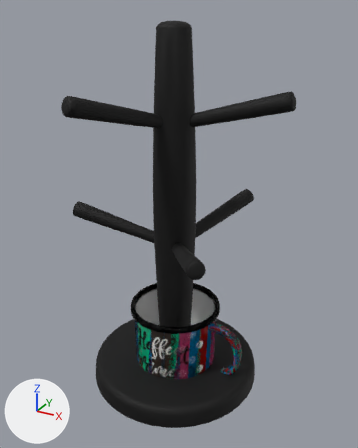
Before and after pictures for a commit that changed the glTF model assets/holder_pt.glb.
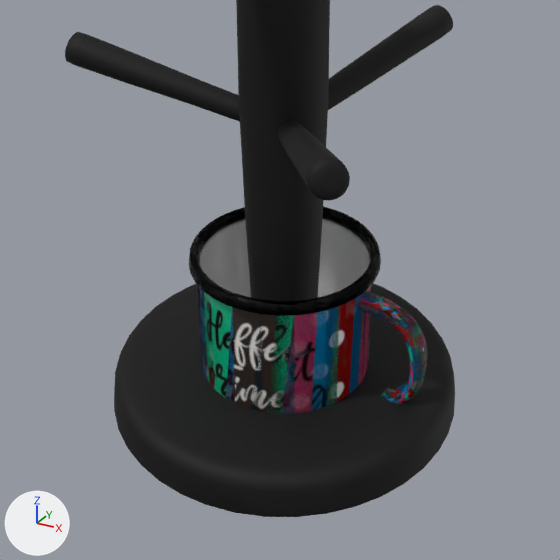
There are two pictures of each version: one whole from a camera (50 mm lens) standing at (0.193, -0.344, 0.329) and looking at (0.003, 0.0, 0.156), one close up on the part from 12% to 85% of the width and 42% to 100% of the height. Every picture has the same lights, and +X, +Y and +Z are marked at lower left. The older version's two pictures come first. Vertices at exactly the same position are counted once.

Objects in the first close-up: 'holder', 'mug_1', 'mug_2', 'mug_3', 'mug_4', 'mug_5', 'mug_6'.
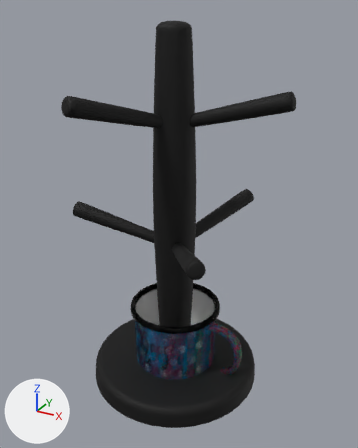
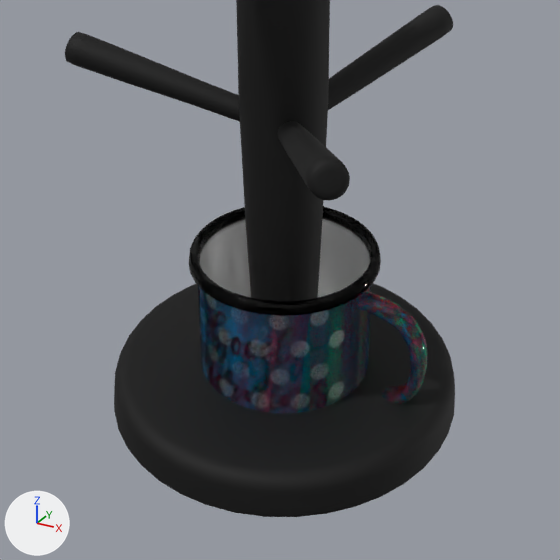
Pixel boxes [x1, y1, x2, y2] of what changed, in the close-ups (560 x 560 px):
part 1 of me_mug_1, added: after [193, 215, 426, 412]
part 2 of me_mug_2, added: after [189, 214, 427, 411]
part 3 of me_mug_3, added: after [189, 213, 427, 412]
part 4 of me_mug_4, added: after [189, 213, 427, 411]
part 5 of me_mug_5, added: after [192, 214, 426, 411]
part 6 of me_mug_6, added: after [189, 213, 427, 412]

What changed in the scene script:
```text
Change me_mug_1:
    used by ob_mug_1; location = (0.0, 0.0, 0.0)
    remove me_mug_1.from_pydata(...)  # 993 vertices, 1958 faces; spans x -0.0423..0.067, y -0.0417..0.0416, z 0.0..0.0758
    add me_mug_1.from_pydata(...)  # 1650 vertices, 3264 faces; spans x -0.0423..0.0671, y -0.0417..0.0416, z 0.0..0.0758
    me_mug_1 part 1: 657 vertices added at x -0.0422..0.0671, y -0.0416..0.0415, z 0.0..0.0749
Change me_mug_2:
    used by ob_mug_2; location = (0.0, 0.0, 0.0)
    remove me_mug_2.from_pydata(...)  # 993 vertices, 1958 faces; spans x -0.0423..0.067, y -0.0417..0.0416, z 0.0..0.0758
    add me_mug_2.from_pydata(...)  # 1650 vertices, 3264 faces; spans x -0.0423..0.0671, y -0.0417..0.0416, z 0.0..0.0758
    me_mug_2 part 2: 657 vertices added at x -0.0422..0.0671, y -0.0416..0.0415, z 0.0..0.0749
Change me_mug_3:
    used by ob_mug_3; location = (0.0, 0.0, 0.0)
    remove me_mug_3.from_pydata(...)  # 993 vertices, 1958 faces; spans x -0.0423..0.067, y -0.0417..0.0416, z 0.0..0.0758
    add me_mug_3.from_pydata(...)  # 1650 vertices, 3264 faces; spans x -0.0423..0.0671, y -0.0417..0.0416, z 0.0..0.0758
    me_mug_3 part 3: 657 vertices added at x -0.0422..0.0671, y -0.0416..0.0415, z 0.0..0.0749
Change me_mug_4:
    used by ob_mug_4; location = (0.0, 0.0, 0.0)
    remove me_mug_4.from_pydata(...)  # 993 vertices, 1958 faces; spans x -0.0423..0.067, y -0.0417..0.0416, z 0.0..0.0758
    add me_mug_4.from_pydata(...)  # 1650 vertices, 3264 faces; spans x -0.0423..0.0671, y -0.0417..0.0416, z 0.0..0.0758
    me_mug_4 part 4: 657 vertices added at x -0.0422..0.0671, y -0.0416..0.0415, z 0.0..0.0749
Change me_mug_5:
    used by ob_mug_5; location = (0.0, 0.0, 0.0)
    remove me_mug_5.from_pydata(...)  # 993 vertices, 1958 faces; spans x -0.0423..0.067, y -0.0417..0.0416, z 0.0..0.0758
    add me_mug_5.from_pydata(...)  # 1650 vertices, 3264 faces; spans x -0.0423..0.0671, y -0.0417..0.0416, z 0.0..0.0758
    me_mug_5 part 5: 657 vertices added at x -0.0422..0.0671, y -0.0416..0.0415, z 0.0..0.0749
Change me_mug_6:
    used by ob_mug_6; location = (0.0, 0.0, 0.0)
    remove me_mug_6.from_pydata(...)  # 993 vertices, 1958 faces; spans x -0.0423..0.067, y -0.0417..0.0416, z 0.0..0.0758
    add me_mug_6.from_pydata(...)  # 1650 vertices, 3264 faces; spans x -0.0423..0.0671, y -0.0417..0.0416, z 0.0..0.0758
    me_mug_6 part 6: 657 vertices added at x -0.0422..0.0671, y -0.0416..0.0415, z 0.0..0.0749
```
